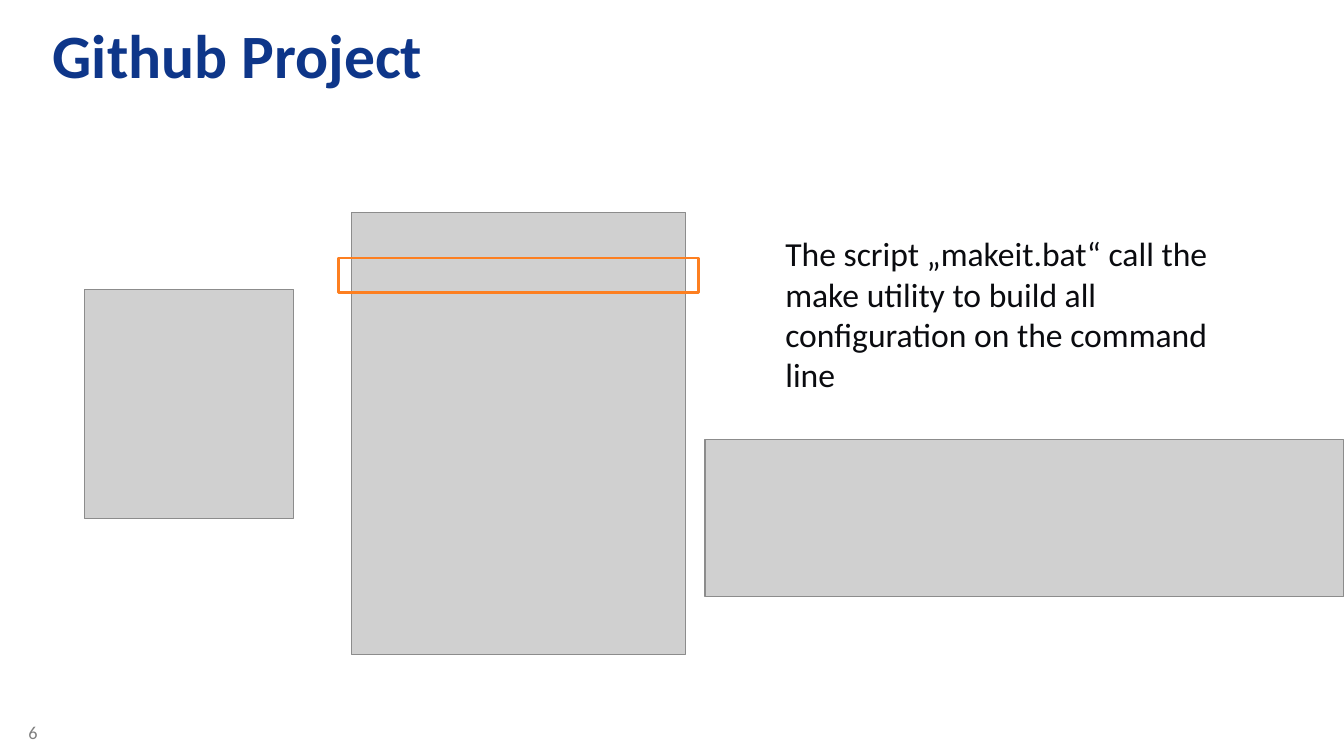
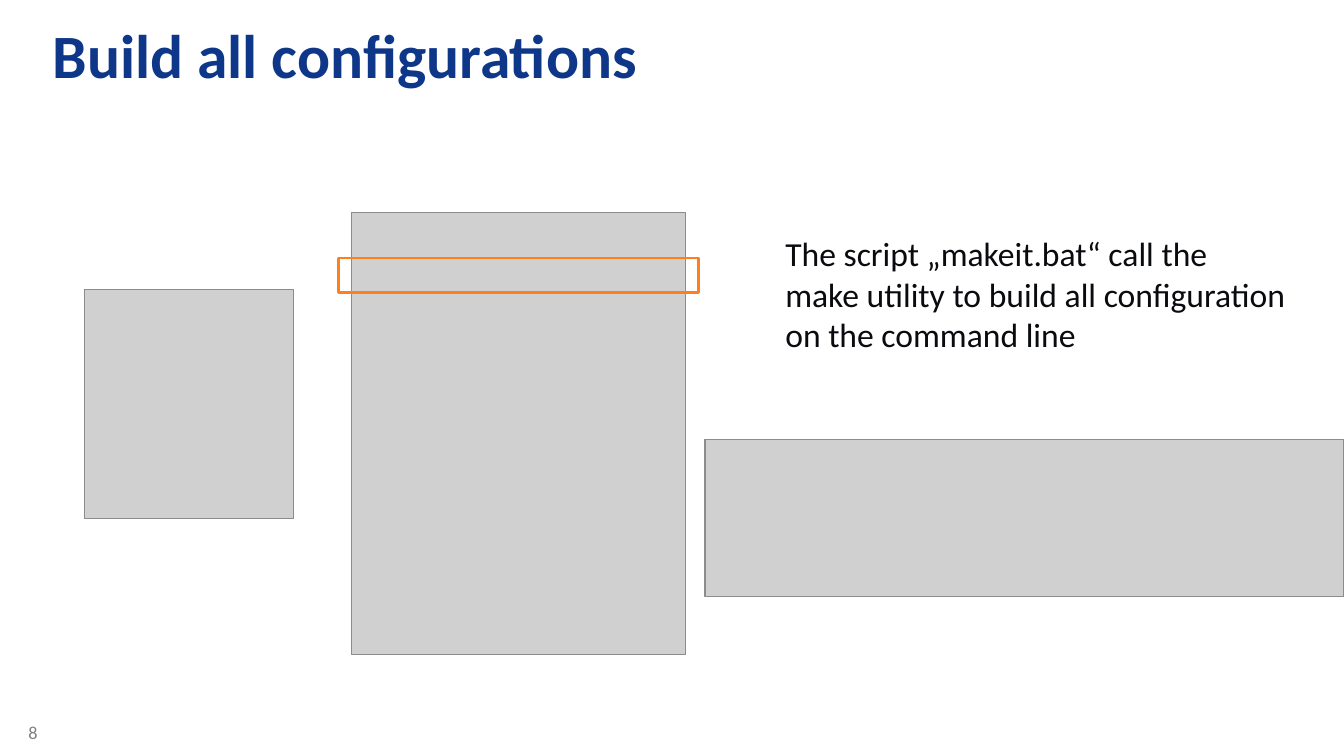
Before and after one commit to zabooh/T1S_Autoconf, a slide deck: slide 8 of T1S Autoconfig - Tooling.pptx (slide 6 before the commit). Drawn at 1344x756 pixels with LibreOffice and Linux fonts; fonts in the diff are those of the drawing; grey boxes stand for pictures; background and template pictures are left out. Boxes give left, top, right and bottom in pixels: in the first picture for what was removed or moved away, otherwise in the second. Text is boxed around its words. In the diff, an @@ line names an element or a change of style, - is before the commit and + after.

```diff
--- a/T1S Autoconfig - Tooling.pptx
+++ b/T1S Autoconfig - Tooling.pptx
@@ title at [53, 34, 637, 89]: text changed @@
-Github Project
+Build all configurations
@@ text "The script „makeit.bat“ call the ..." rewrapped from [785, 242, 1208, 388] to [785, 242, 1285, 348] @@
@@ page number at [28, 726, 37, 739]: text changed @@
-6
+8
```
Also in this commit, not shown: 8 other slides changed, 2 slides added.
